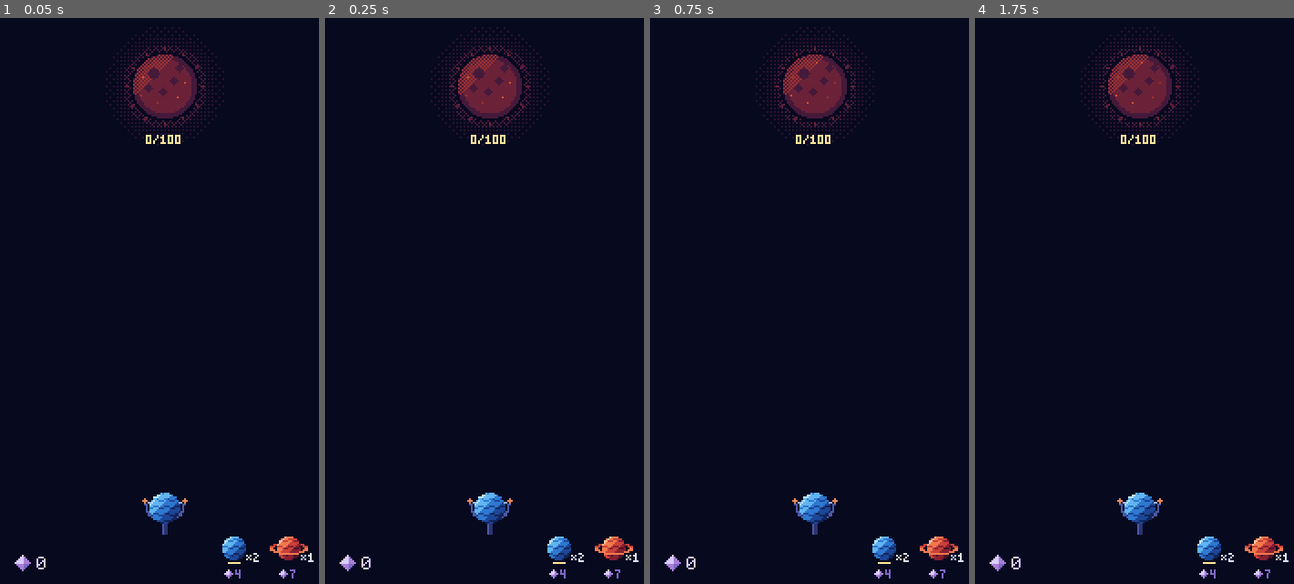
Above: before the commit, frames 1-4 (left to right).
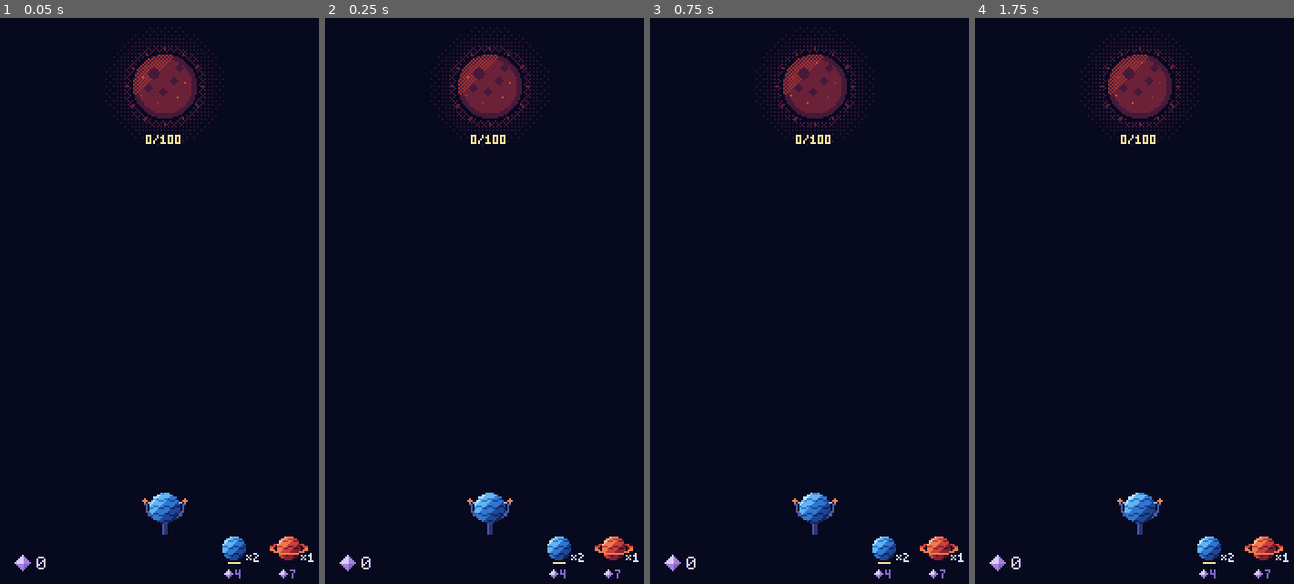
Above: after the commit, the same moments.

Repository: mrafael1/DustInSpace
Game: Godot game, scene res://game/scenes/main.tscn
Same seed, same stepped clock (60 frames per second), same inputs: the game is played once before the commit and once after it.
Inputs (mouse positions are in pixels of both pictures, inside the frame that each line leads up to):
- Up to frame 1 (0.05 s): no input
- Up to frame 2 (0.25 s): no input
- Up to frame 3 (0.75 s): tap Enter at 0.5 s; move the mouse to (886, 278) at 0.52 s; hold Shift from 0.53 s (still down); click (886, 278) at 0.67 s
- Up to frame 4 (1.75 s): release Shift at 1.25 s; tap Space at 1.25 s; drag from (1073, 334) to (1121, 425) at 1.27 s

Frame 1 is identical in both runs. In frame 2, less than 0.1% of the frame differs, in the area x 47-57%, y 83-90%; in frame 3, 0.1%; in frame 4, 0.2%, in the area x 46-57%, y 83-90%.

Commit message:
feat: a resting pack spins
The pack art gains an idle spin: 6 frames whose wavy bands drift a pixel
each (the bands repeat every 6 px, so it loops seamlessly), one every
0.18 s. PackView plays it whenever the pack isn't trembling; the HUD's r6
icons stay still. Nothing rotates or scales.

Co-Authored-By: Claude Opus 5.5 <noreply@anthropic.com>

Diff:
--- a/assets/art/pack_blue.json
+++ b/assets/art/pack_blue.json
@@ -8,7 +8,12 @@
     9
   ],
   "frames": [
-    "idle",
+    "idle_0",
+    "idle_1",
+    "idle_2",
+    "idle_3",
+    "idle_4",
+    "idle_5",
     "bright",
     "grown",
     "grown_bright",
--- a/assets/art/pack_red.json
+++ b/assets/art/pack_red.json
@@ -8,7 +8,12 @@
     7
   ],
   "frames": [
-    "idle",
+    "idle_0",
+    "idle_1",
+    "idle_2",
+    "idle_3",
+    "idle_4",
+    "idle_5",
     "bright",
     "grown",
     "grown_bright",
--- a/game/scenes/pack_view.gd
+++ b/game/scenes/pack_view.gd
@@ -3,11 +3,15 @@
 ## One star pack, drawn from its art (assets/art/pack_<kind>.png, tools/art/build_ui_art.py).
 ## Blue: a banded planet, r8. Red: a smaller planet with a ring. Lit from the top-left, no outline.
 ## Tremble frames are drawn, never scaled: `grown` is the next radius up, `bright` is every pixel
-## one step up its ramp. The HUD shows the r6 frame.
+## one step up its ramp. The HUD shows the r6 frame, still.
+## Idle, the planet spins: its bands drift through SPIN_FRAMES frames, one every SPIN_STEP.
 
 const RADIUS: Dictionary[String, int] = {"blue": 8, "red": 6}
 ## The HUD's icon radius, the only override the art has a frame for.
 const HUD_RADIUS: int = 6
+## The idle spin: a full turn in SPIN_FRAMES frames.
+const SPIN_FRAMES: int = 6
+const SPIN_STEP: float = 0.18
 
 ## "" draws nothing.
 var kind: String = "":
@@ -29,8 +33,16 @@
 		queue_redraw()
 
 
+var _spin_time: float = 0.0
+var _spin: int = 0
+
+
+func _process(delta: float) -> void:
+	advance(delta)
+
+
 func _draw() -> void:
-	var frame: String = frame_name(grown, bright, radius_override)
+	var frame: String = frame_name(grown, bright, radius_override, _spin)
 	if RADIUS.has(kind):
 		ArtStrip.named("pack_" + kind).draw(self, frame)
 
@@ -42,11 +54,27 @@
 	return ArtStrip.named("pack_" + p_kind).pixels(frame_name(p_grown, p_bright, p_radius))
 
 
-## The art frame for a state: the HUD's r6 icon, or the tremble's grown and bright steps.
-static func frame_name(p_grown: bool, p_bright: bool, p_radius: int) -> String:
+## The spin frame showing now, 0 to SPIN_FRAMES - 1.
+func spin_frame() -> int:
+	return _spin
+
+
+## Moves the idle spin on. Driven by `_process`; tests call it directly.
+func advance(delta: float) -> void:
+	_spin_time += delta
+	var spin: int = floori(_spin_time / SPIN_STEP) % SPIN_FRAMES
+	if spin != _spin:
+		_spin = spin
+		if not grown and not bright and radius_override == 0:
+			queue_redraw()
+
+
+## The art frame for a state: the HUD's r6 icon (still), the tremble's grown and bright steps,
+## or the idle spin's frame `spin`.
+static func frame_name(p_grown: bool, p_bright: bool, p_radius: int, spin: int = 0) -> String:
 	if p_radius == HUD_RADIUS:
 		return "hud"
 	assert(p_radius == 0, "pack art has the kind's own radius and the HUD's r%d only" % HUD_RADIUS)
 	if p_grown:
 		return "grown_bright" if p_bright else "grown"
-	return "bright" if p_bright else "idle"
+	return "bright" if p_bright else "idle_%d" % posmod(spin, SPIN_FRAMES)
--- a/tests/test_launcher.gd
+++ b/tests/test_launcher.gd
@@ -258,3 +258,26 @@
 		_step()
 		elapsed += STEP
 	_step()
+
+
+func test_a_resting_pack_spins() -> void:
+	var pack: PackView = PackView.new()
+	add_child_autofree(pack)
+	pack.set_process(false)
+	pack.kind = "blue"
+	for i: int in PackView.SPIN_FRAMES + 1:
+		assert_eq(pack.spin_frame(), i % PackView.SPIN_FRAMES, "one frame per step, then round again")
+		pack.advance(PackView.SPIN_STEP * 1.001)
+	var turn: Array = []
+	for spin: int in PackView.SPIN_FRAMES:
+		turn.append(ArtStrip.named("pack_blue").pixels(PackView.frame_name(false, false, 0, spin)))
+	for spin: int in range(1, PackView.SPIN_FRAMES):
+		assert_ne(turn[spin], turn[spin - 1], "the bands move each frame")
+		assert_eq(turn[spin].keys().size(), turn[0].keys().size(), "same silhouette: nothing scales or moves")
+
+
+func test_the_spin_leaves_the_tremble_and_the_hud_icon_still() -> void:
+	for spin: int in PackView.SPIN_FRAMES:
+		assert_eq(PackView.frame_name(false, false, PackView.HUD_RADIUS, spin), "hud")
+		assert_eq(PackView.frame_name(true, false, 0, spin), "grown")
+		assert_eq(PackView.frame_name(false, true, 0, spin), "bright")
Binary file changed: assets/art/pack_blue.png
Binary file changed: assets/art/pack_red.png
Not shown, changed: tools/art/build_ui_art.py
